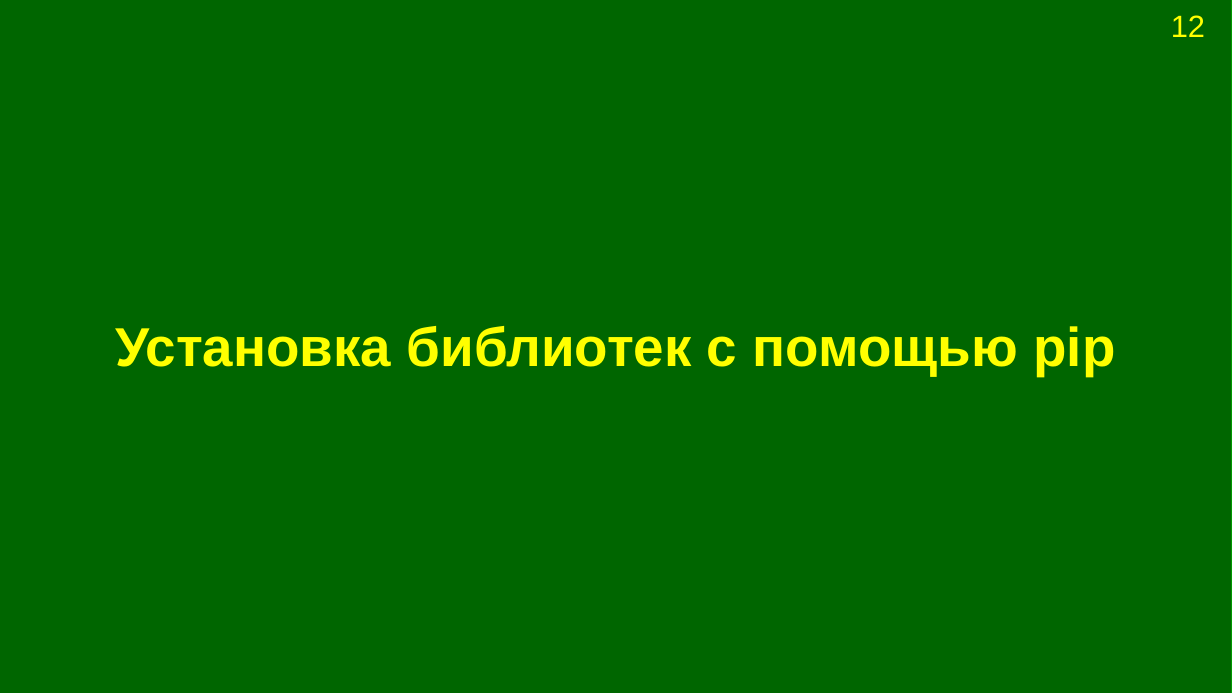
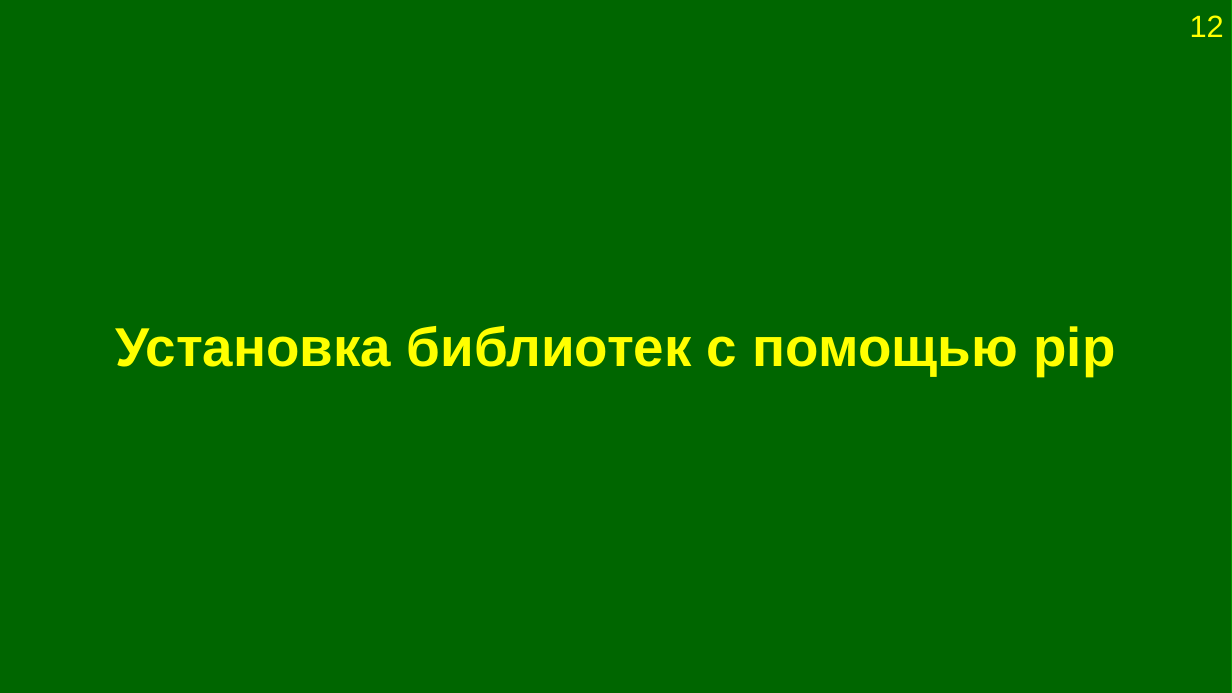
Before and after one commit to Jenyay/python-lectures, a slide deck: slide 12 of presentations/13. Modules.odp. Drawn at 1232x693 pixels with LibreOffice and Linux fonts; fonts in the diff are those of the drawing. Boxes give left, top, right and bottom in pixels: in the first picture for what was removed or moved away, otherwise in the second. Text is boxed around its words. In the diff, an @@ line names an element or a change of style, - is before the commit and + after.

```diff
--- a/presentations/13. Modules.odp
+++ b/presentations/13. Modules.odp
@@ page number: place and size @@
-page number at <box>1171,15,1205,37</box>
+page number at <box>1190,15,1224,37</box>
@@ page number at <box>1190,15,1224,37</box>: alignment left to right @@
```
Also in this commit, not shown: 17 other slides changed, 7 slides added, 8 slides removed, 1 other file.
